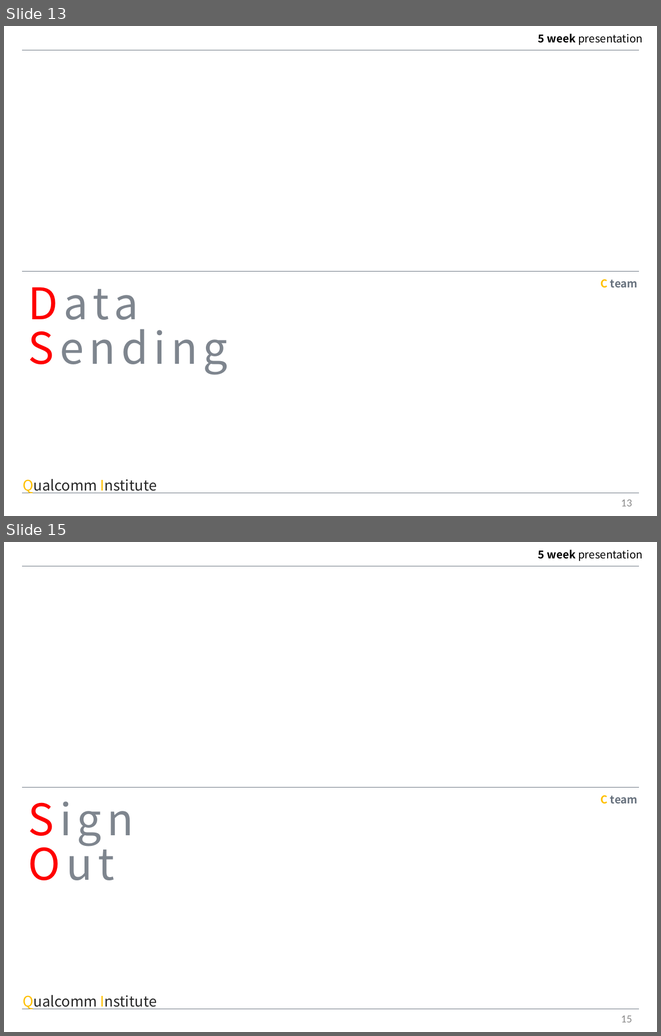
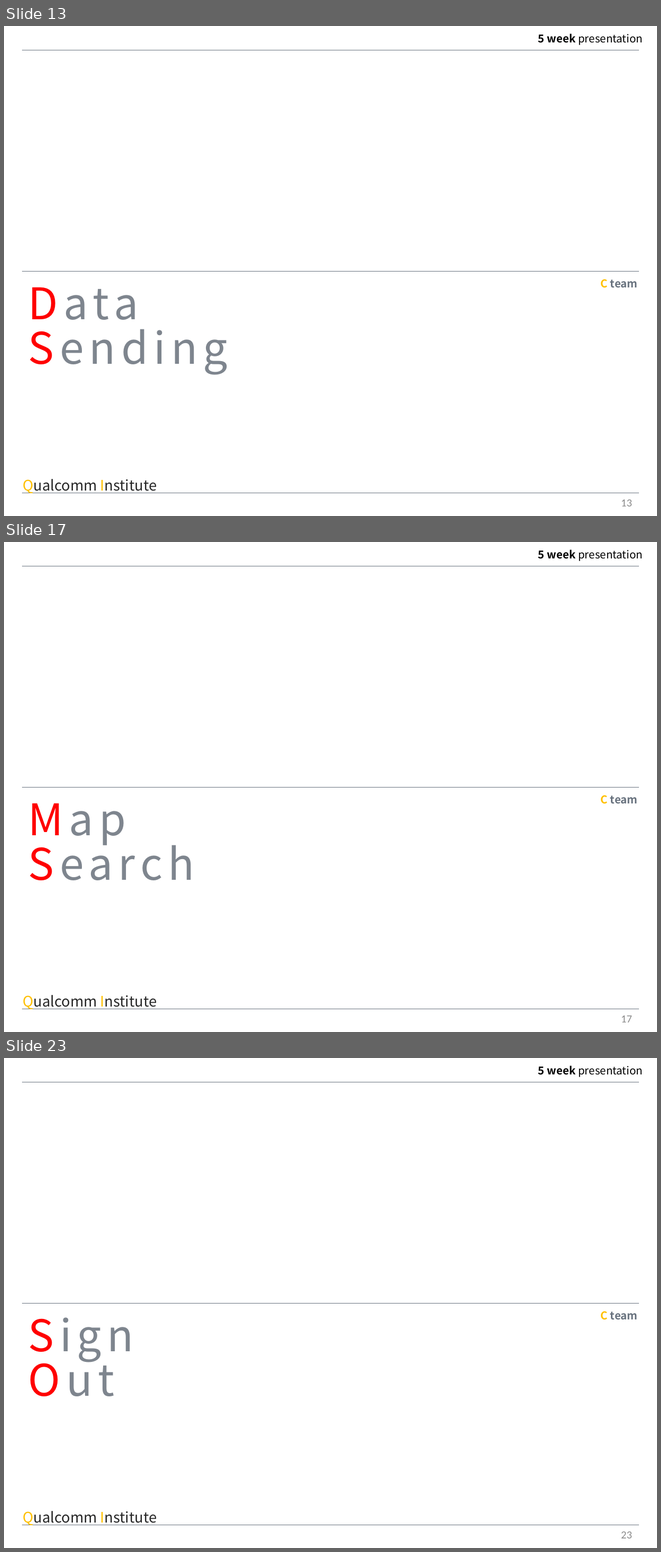
Before and after one commit to MAENGSOOHOON/summer2017IoT, a slide deck: 5week/PPT/5week.pptx. Shown one above the other, each under a label of ours: slides 13 and 15 before the commit, slides 13, 17 and 23 after it; the slides between them are not shown. The pictures are 661x1036 and 661x1552 pixels, drawn with LibreOffice and Linux fonts; fonts in the diff are those of the drawing. Boxes give left, top, right and bottom in pixels: in the first picture for what was removed or moved away, otherwise in the second. Text is boxed around its words. In the diff, an @@ line names an element or a change of style, - is before the commit and + after.

```diff
--- a/5week/PPT/5week.pptx
+++ b/5week/PPT/5week.pptx
@@ slide 17 added at [4, 542, 657, 1032], background #FFFFFF; not listed: 6 template elements that a slide beside it also shows @@
@@ text added at [28, 803, 194, 880], 48 pt, text #7E858E @@
+Map
+Search
@@ page number added at [621, 1015, 632, 1022], 12 pt, text #8C8C8C @@
+17
@@ what was slide 15 is now slide 23 @@
@@ page number at [621, 1531, 632, 1538]: text changed @@
-15
+23
```
Also in this commit, not shown: 5 slides changed, 8 other slides added, 1 slide removed, 4 other files.
